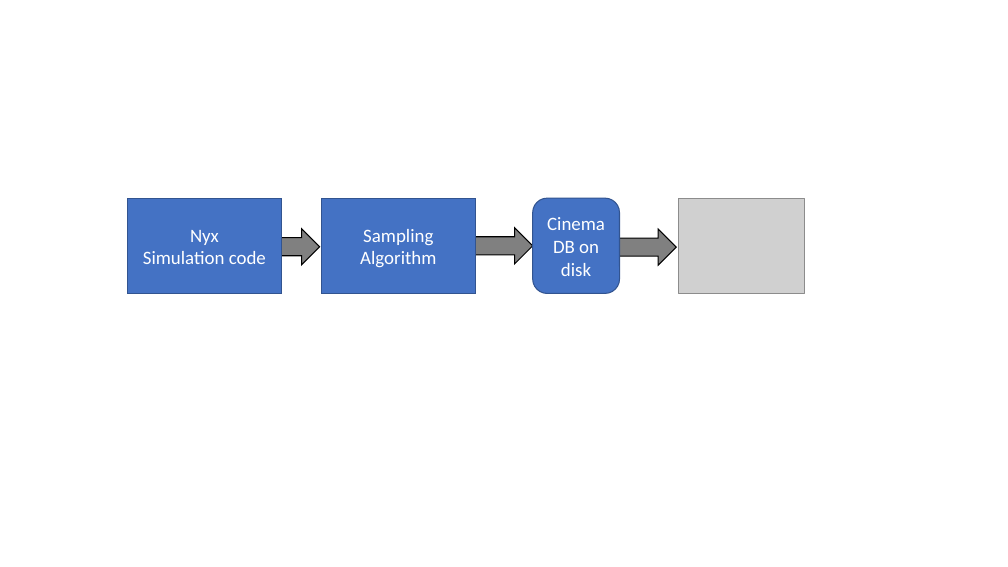
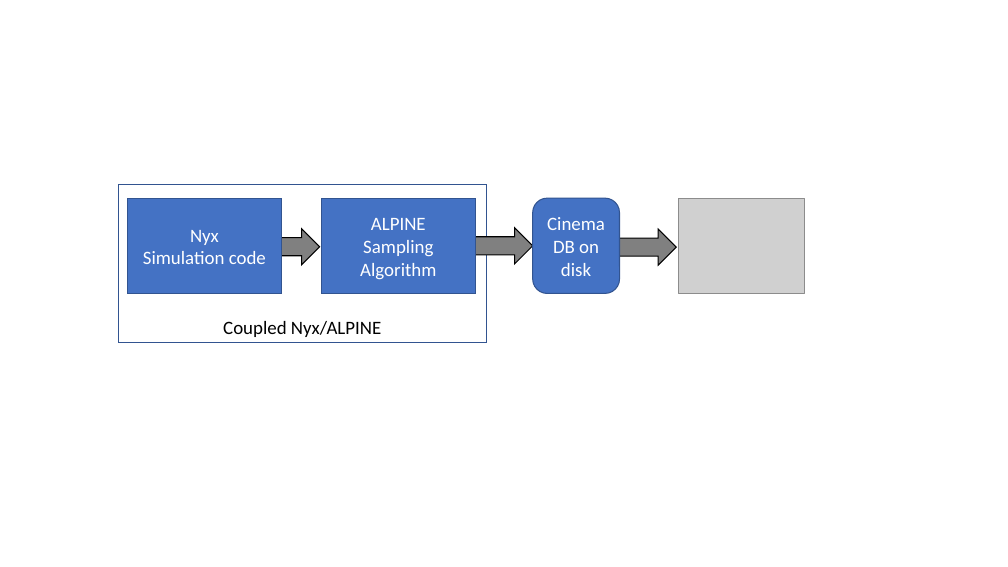
Before and after one commit to mindbender12/2019-09-NYX_ASCENT_CUDA_CDB, a slide deck: slide 1 of img/diagram.pptx. Drawn at 1008x567 pixels with LibreOffice and Linux fonts; fonts in the diff are those of the drawing; grey boxes stand for pictures. Boxes give left, top, right and bottom in pixels: in the first picture for what was removed or moved away, otherwise in the second. Text is boxed around its words. In the diff, an @@ line names an element or a change of style, - is before the commit and + after.

```diff
--- a/img/diagram.pptx
+++ b/img/diagram.pptx
@@ rectangle added at (118, 185, 486, 343), outline #325491 1 pt, 18 pt, text #000000 @@
+Coupled Nyx/ALPINE
@@ text in rectangle at (371, 218, 426, 230): paragraph added @@
+ALPINE
```
Also in this commit, not shown: 2 other files.
